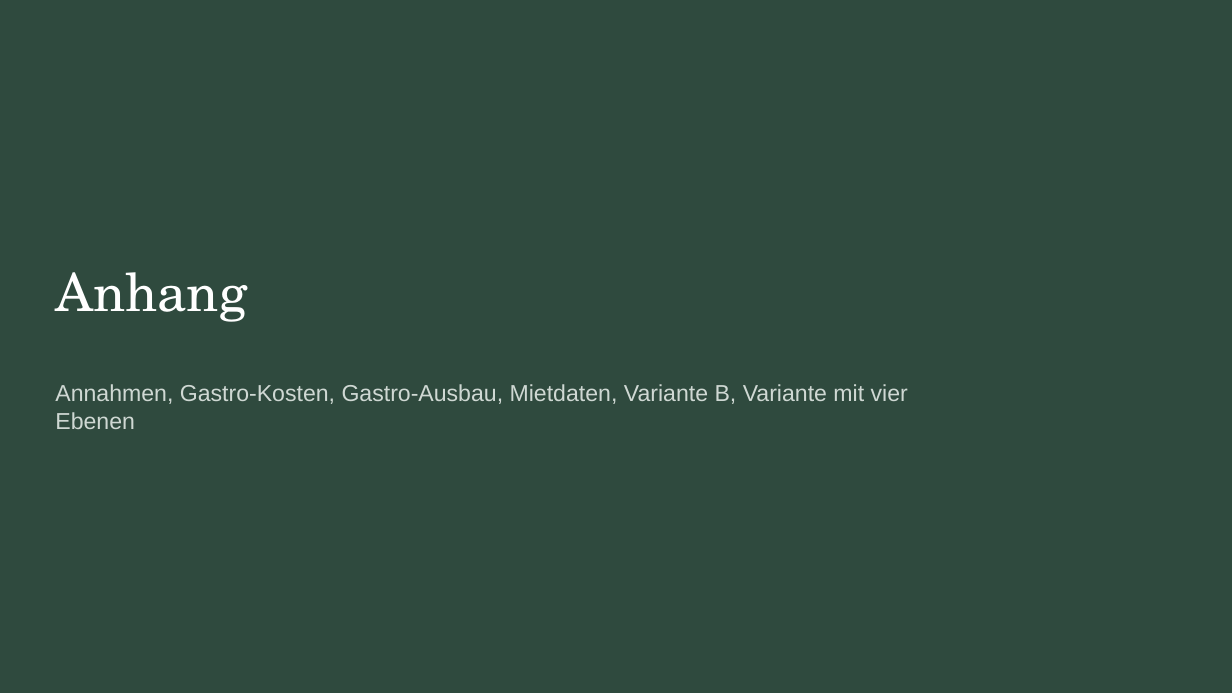
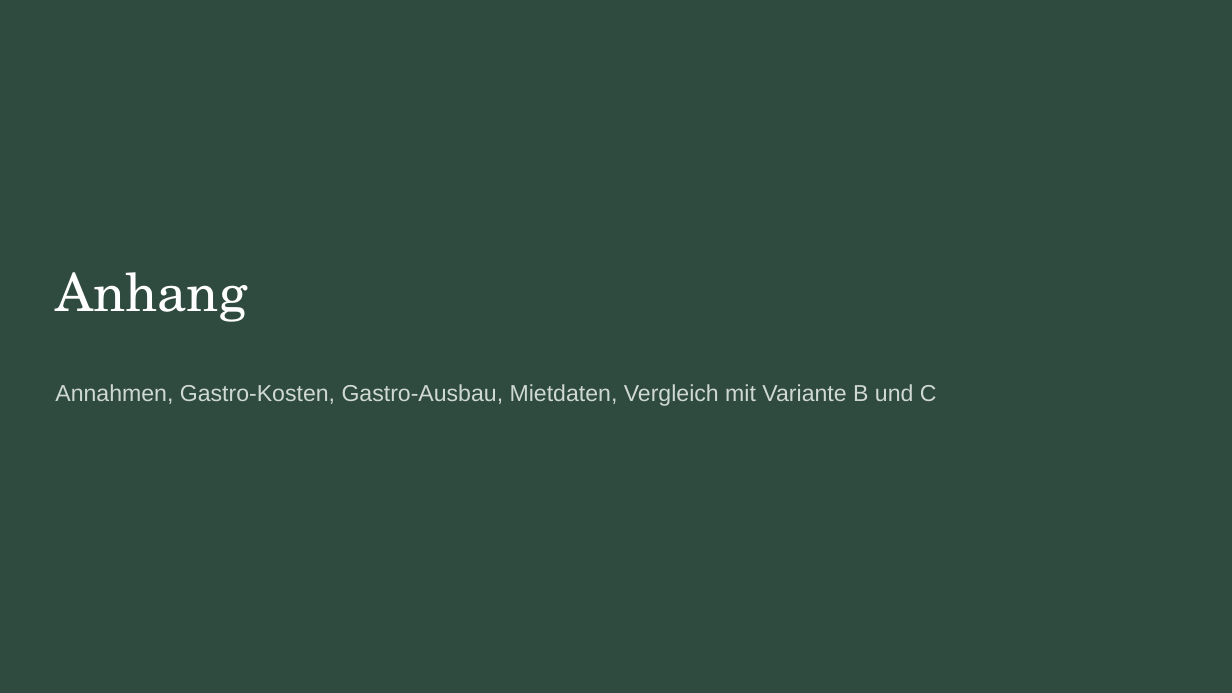
Before and after one commit to CartoonUsername/bau-projekt, a slide deck: slide 25 of praesentation/Neue-Mitte-Werlte_Baufeld3_6-Wohnungen_Gastro-EG.pptx (slide 27 before the commit). Drawn at 1232x693 pixels with LibreOffice and Linux fonts; fonts in the diff are those of the drawing. Boxes give left, top, right and bottom in pixels: in the first picture for what was removed or moved away, otherwise in the second. Text is boxed around its words. In the diff, an @@ line names an element or a change of style, - is before the commit and + after.

```diff
--- a/praesentation/Neue-Mitte-Werlte_Baufeld3_6-Wohnungen_Gastro-EG.pptx
+++ b/praesentation/Neue-Mitte-Werlte_Baufeld3_6-Wohnungen_Gastro-EG.pptx
@@ text at (55,384,937,406): text changed @@
-Annahmen, Gastro-Kosten, Gastro-Ausbau, Mietdaten, Variante B, Variante mit vier Ebenen
+Annahmen, Gastro-Kosten, Gastro-Ausbau, Mietdaten, Vergleich mit Variante B und C
```
Also in this commit, not shown: 3 other slides changed, 1 slide added, 4 slides removed, 9 other files.
